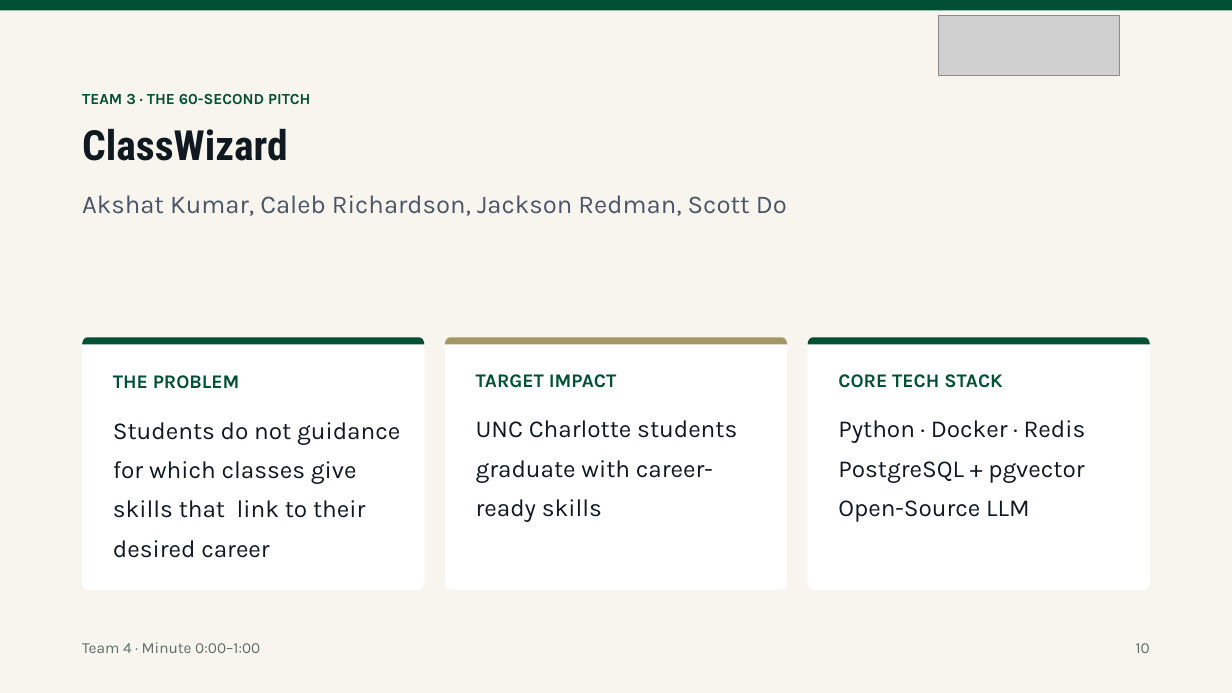
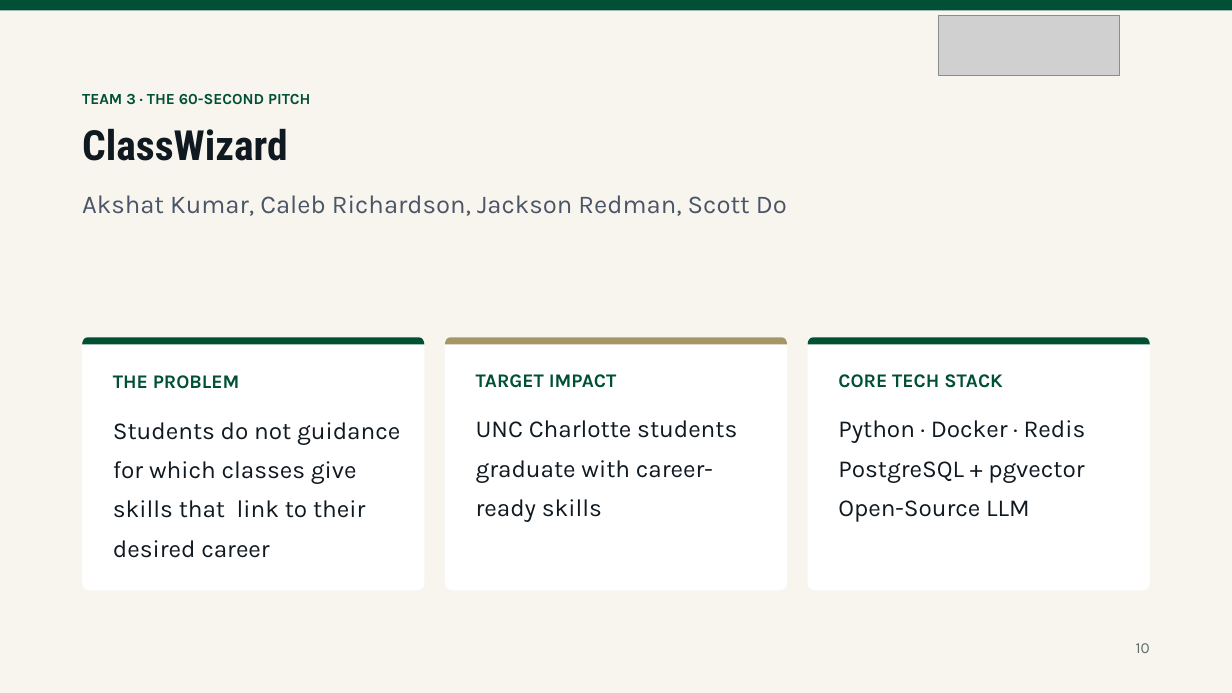
Before and after one commit to qcheng1-prog/ai-db-cloud-showcase-2026f, a slide deck: slide 1 of teams/class-wizard/team3.pptx. Drawn at 1232x693 pixels with LibreOffice and Linux fonts; fonts in the diff are those of the drawing; grey boxes stand for pictures. Boxes give left, top, right and bottom in pixels: in the first picture for what was removed or moved away, otherwise in the second. Text is boxed around its words. In the diff, an @@ line names an element or a change of style, - is before the commit and + after.

```diff
--- a/teams/class-wizard/team3.pptx
+++ b/teams/class-wizard/team3.pptx
@@ text removed at [82,642,260,653] @@
-Team 4 · Minute 0:00–1:00
```
Also in this commit, not shown: 1 other slide changed, 12 other files.
